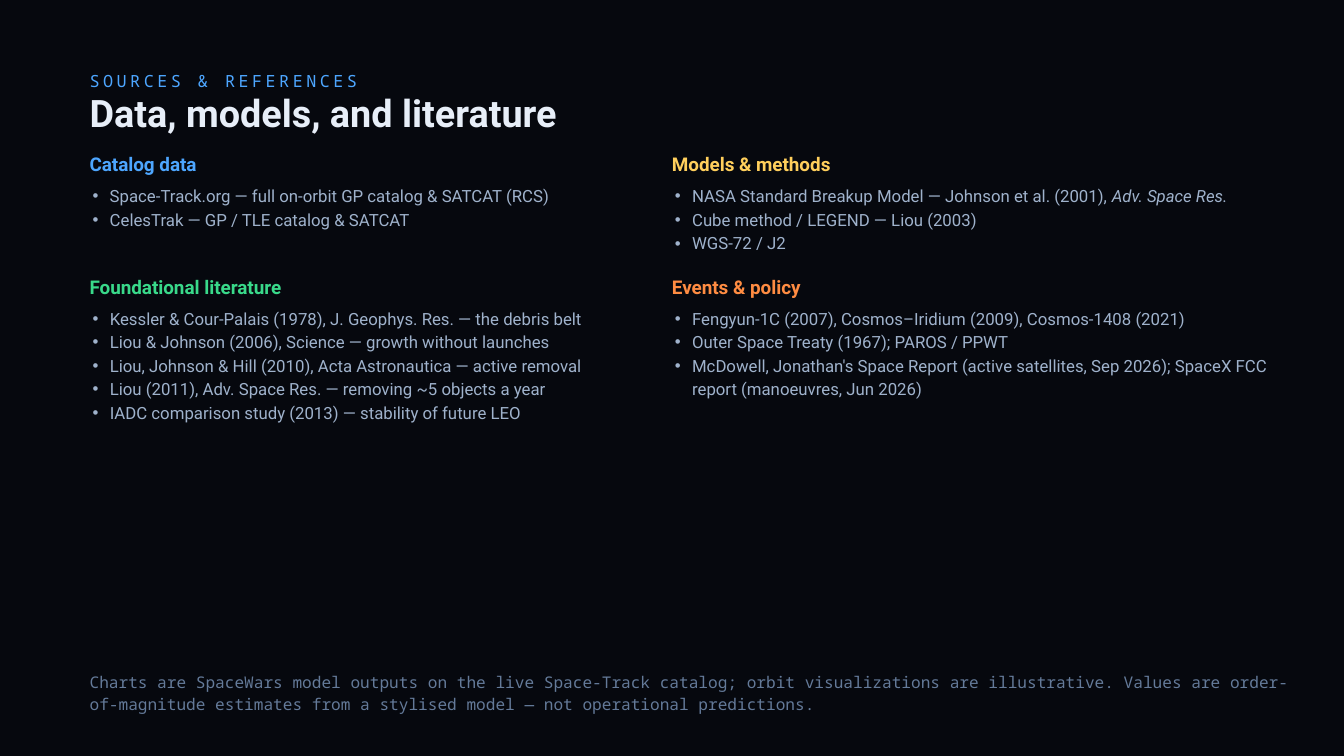
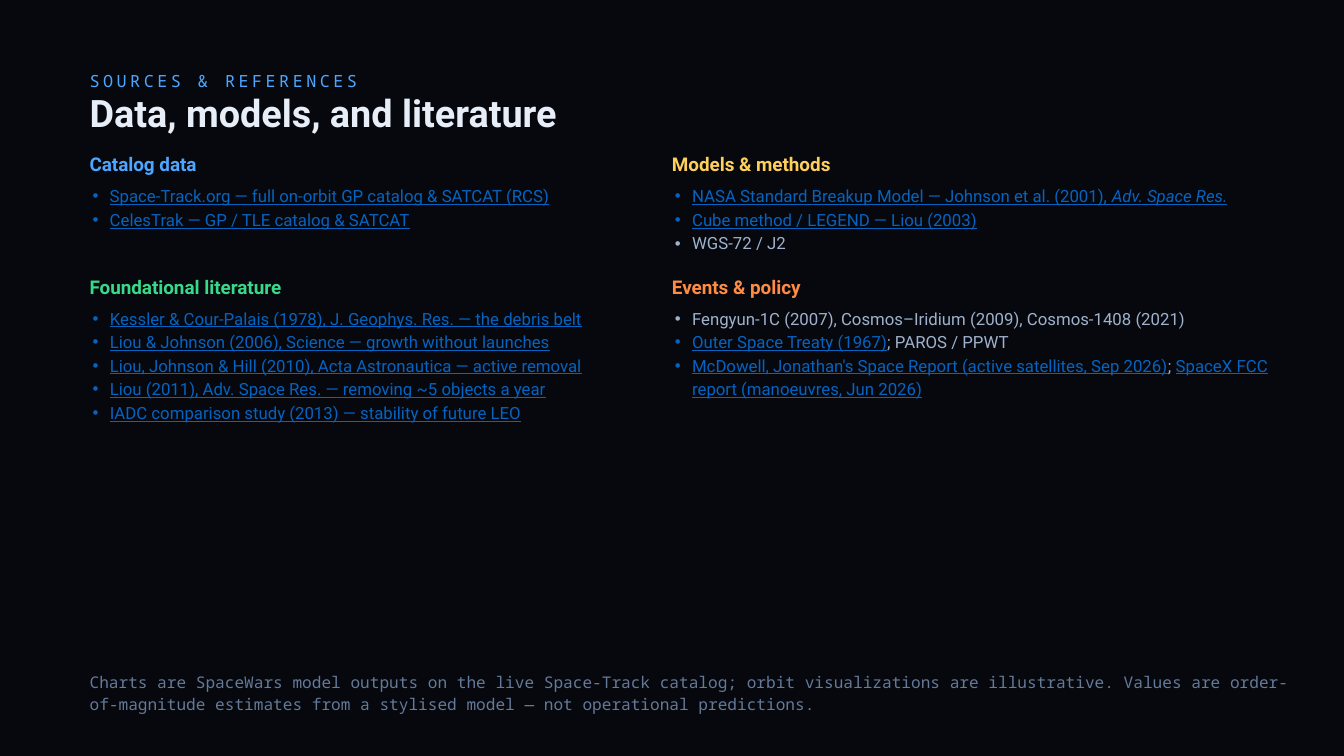
Before and after one commit to TimKadyrov/DebrisCascade, a slide deck: slide 24 of Barrel of Nails — Kessler Study.pptx. Drawn at 1344x756 pixels with LibreOffice and Linux fonts; fonts in the diff are those of the drawing. Boxes give left, top, right and bottom in pixels: in the first picture for what was removed or moved away, otherwise in the second. Text is boxed around its words. In the diff, an @@ line names an element or a change of style, - is before the commit and + after.

Commit message:
Link every reference on the sources slide
Slide 24: each reference now links to its DOI, publisher page or official
source (Space-Track, CelesTrak, Johnson et al. 2001, Liou 2003 LPSC,
Kessler & Cour-Palais 1978, Liou & Johnson 2006, Liou, Johnson & Hill
2010, Liou 2011, IADC 2013, UNOOSA Outer Space Treaty, Jonathan's Space
Report, SpaceX manoeuvre report coverage). Links keep the slide's text
colour.

```diff
--- a/Barrel of Nails — Kessler Study.pptx
+++ b/Barrel of Nails — Kessler Study.pptx
@@ text "Space-Track.org — full on-orbit GP ..." at <box>110,189,549,230</box>: text colour #9FB2CC to #0563C1, underline on @@
@@ text at <box>692,189,1227,230</box>: text colour #9FB2CC to #0563C1, underline on @@
@@ text "Kessler & Cour-Palais (1978), J. ..." at <box>110,312,582,423</box>: text colour #9FB2CC to #0563C1, underline on @@
@@ text at <box>692,335,1268,399</box>: text colour #9FB2CC to #0563C1, underline on in "Outer Space Treaty (1967);", "McDowell, Jonathan's Space Report (active satellites, Sep ..." @@
```
